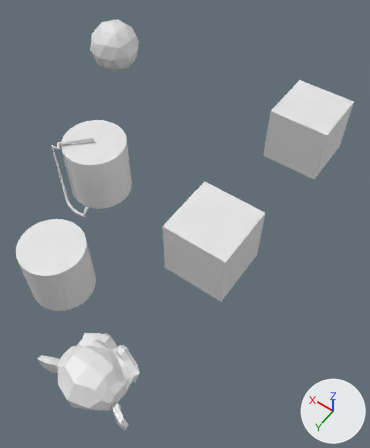
The Blender file py_script.blend: old version first, new version second.
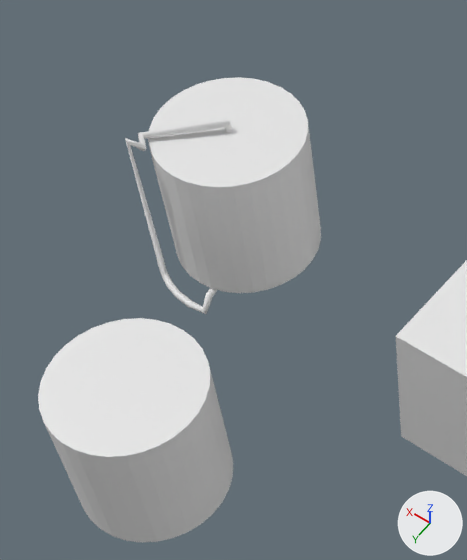
The first picture shows the older version from a 50 mm camera at (-4.37, 13.27, 11.83) aimed at (1.61, 4.9, -1.32). The close-ups show both versions on the part from 0% to 52% of the width and 20% to 71% of the height of that picture. The axes (+X, +Y, +Z) are drawn at lower right. The lights are the same throughout.
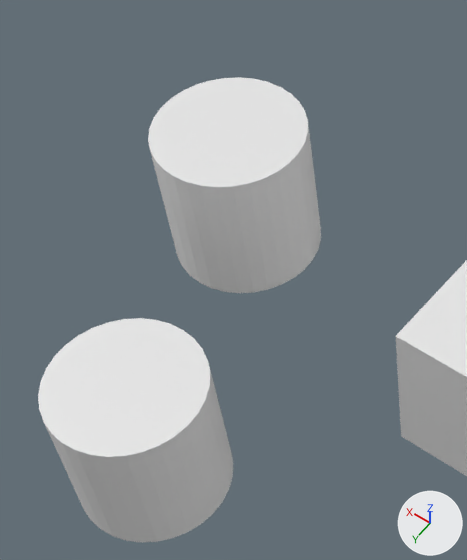
Where the change shows, as pixel boxes (x1, y1, x2, y2) in the close-ups (467 x 560 px):
'pipe', deleted
    before: (125, 121, 233, 314)

What changed in the scene script:
```text
Remove ob_pipe:
    ob_pipe = bpy.data.objects.new('pipe', cu_pipe_059)
    ob_pipe.parent = ob_cylinder
    ob_pipe.location = (0.0, 0.0, 0.0)
```
